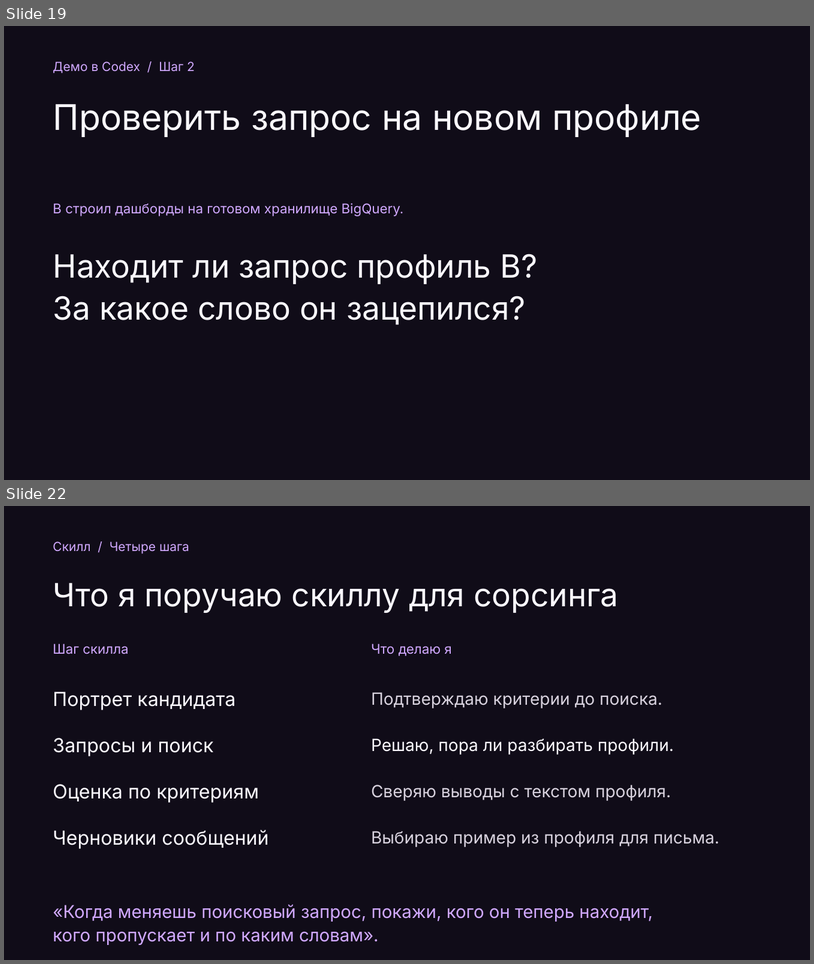
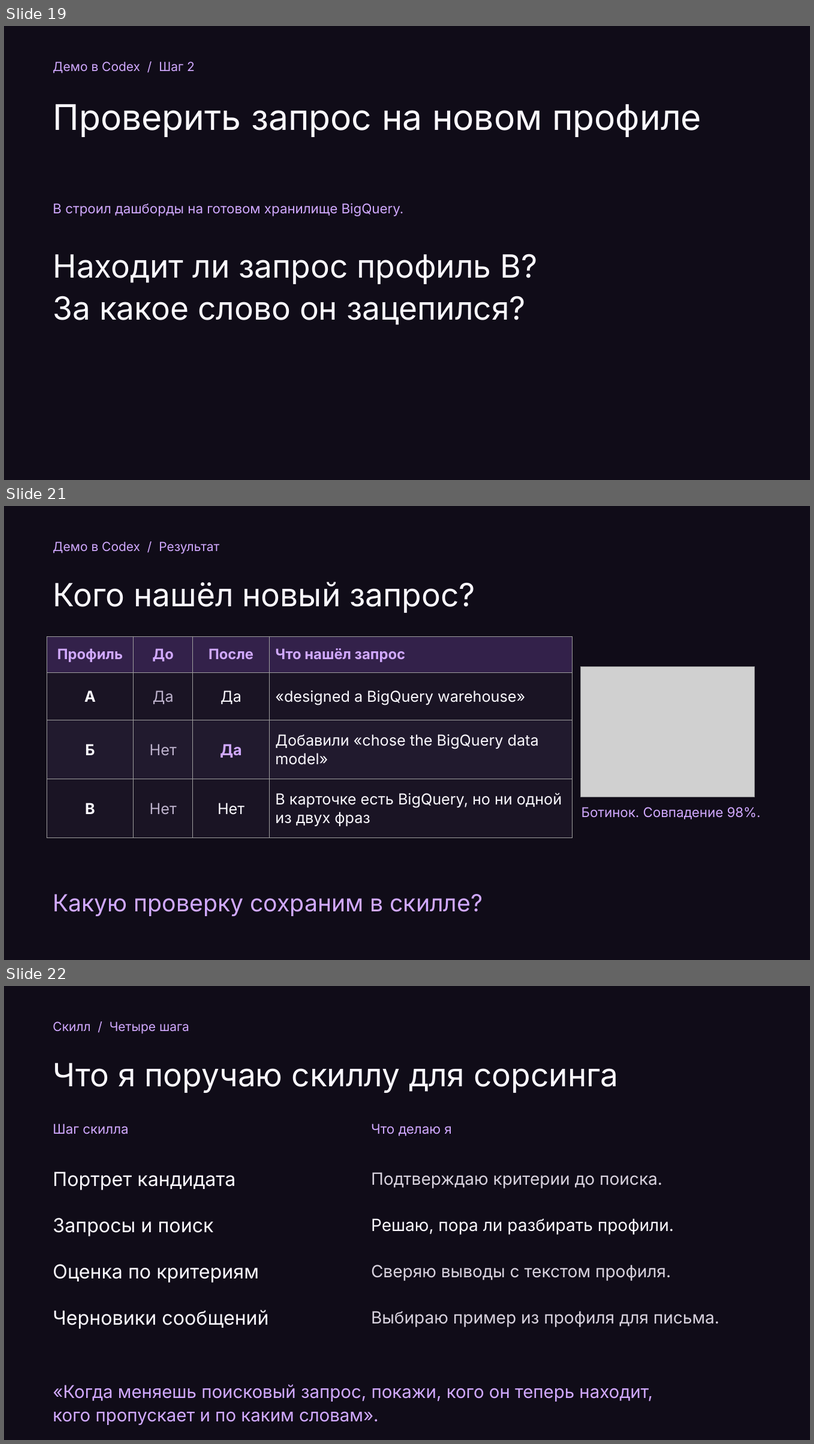
Before and after one commit to Da6ka/ta-meetup-ai-sourcing-2026-11-19, a slide deck: materials/spb-it-recruiter-meetup.pptx. Shown one above the other, each under a label of ours: slides 19 and 22 before the commit, slides 19, 21 and 22 after it; the slides between them are not shown. The pictures are 814x964 and 814x1444 pixels, drawn with LibreOffice and Linux fonts; fonts in the diff are those of the drawing; grey boxes stand for pictures. Boxes give left, top, right and bottom in pixels: in the first picture for what was removed or moved away, otherwise in the second. Text is boxed around its words. In the diff, an @@ line names an element or a change of style, - is before the commit and + after.

```diff
--- a/materials/spb-it-recruiter-meetup.pptx
+++ b/materials/spb-it-recruiter-meetup.pptx
@@ slide 21 added at [4,506,810,960], background #100C18 @@
@@ text added at [53,541,219,554], 15 pt, text #D1A9FF @@
+Демо в Codex / Результат
@@ text added at [53,582,475,613], 38 pt, text #FAF8FD @@
+Кого нашёл новый запрос?
@@ table added at [47,636,573,834], 4 rows, 4 columns @@
+Профиль | До | После | Что нашёл запрос
+А | Да | Да | «designed a BigQuery warehouse»
+Б | Нет | Да | Добавили «chose the BigQuery data model»
+В | Нет | Нет | В карточке есть BigQuery, но ни одной из двух фраз
@@ picture added at [581,666,755,797] @@
@@ text added at [582,807,761,819], 16 pt, text #D1A9FF @@
+Ботинок. Совпадение 98%.
@@ text added at [53,894,483,916], 28 pt, text #D1A9FF @@
+Какую проверку сохраним в скилле?
```
Also in this commit, not shown: 2 slides changed, 1 other slide added, 2 slides removed, 1 other file.
